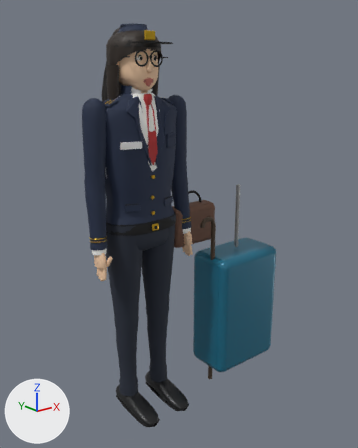
A saved change to the glTF model assets/models/human.glb.
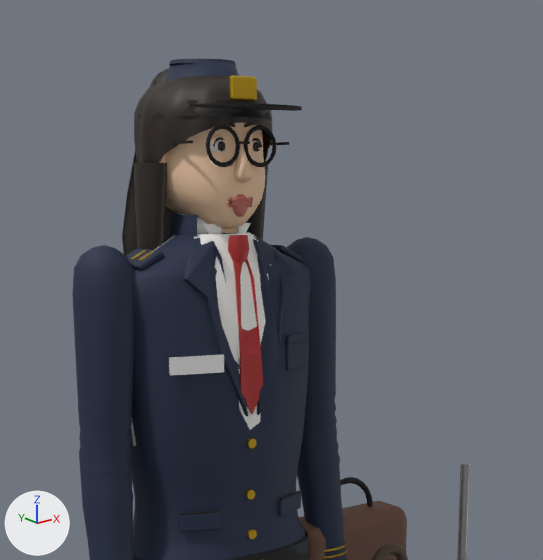
The first picture shows the older version from a camera (50 mm lens) standing at (-1.204, -1.787, 1.586) and looking at (0.21, -0.02, 0.879). The close-ups show the older and then the newer version on the part from 15% to 75% of the width and 0% to 50% of the height of that picture. Only the edits that show in the close-ups are written down. Every picture has the same lights, and +X, +Y and +Z are marked at lower left. Where no turn or scale is listed for an object, it has been applied to the vertices. Vertices at exactly the same position are counted once.

Objects in the first close-up: 'ArmParts_Uniform', 'ArmParts_Uniform.001', 'BagBody', 'CapBadge', 'CapBand', 'CapCrown', 'CapTop', 'CapVisor', 'ForearmParts_Uniform', 'ForearmParts_Uniform.001', 'HairLongTop', 'HairSide', 'HeadParts_Skin', 'TieMesh', 'TorsoParts_Shirt', 'TorsoParts_Uniform' and 23 more.
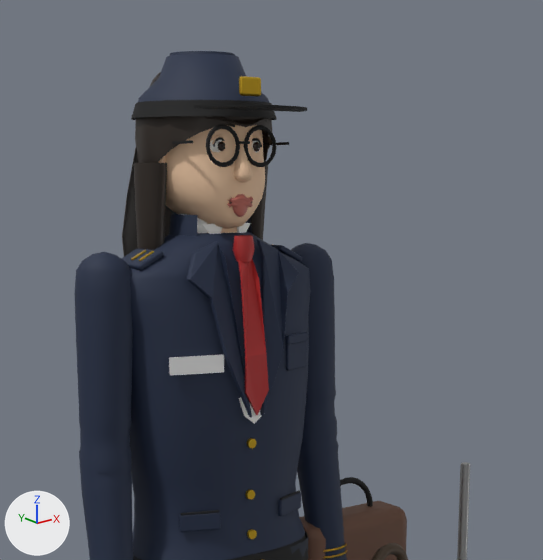
Where the newer file only moved an object's origin or applied its transform, the numbers keep the older frame.

Changed parts and their boxes [x1, y1, x2, y2] in the close-ups (543 x 560 px; the box of a moved part takes in the faces that stretch with it):
'TorsoParts_Uniform', reshaped
    before: [126, 213, 311, 560]
    after: [121, 213, 311, 560]
'ArmParts_Uniform.001', moved, rescaled
    before: [72, 245, 134, 473]
    after: [74, 252, 133, 473]
'HairLongTop', moved, rescaled
    before: [134, 75, 272, 211]
    after: [135, 116, 272, 210]
'ArmParts_Uniform', moved, rescaled (10% narrower)
    before: [286, 237, 337, 440]
    after: [291, 243, 337, 440]
'TieMesh', moved
    before: [228, 235, 263, 414]
    after: [233, 235, 269, 415]
'CapCrown', moved, rescaled
    before: [164, 61, 239, 82]
    after: [135, 54, 273, 119]
'CapBand', rescaled (11% wider)
    before: [139, 100, 271, 119]
    after: [131, 100, 277, 120]
'CapBadge', moved, rescaled (18% narrower, 22% shorter)
    before: [230, 75, 257, 101]
    after: [239, 76, 261, 96]
'CapVisor', moved
    before: [189, 103, 302, 111]
    after: [194, 104, 307, 112]
'CapTop', moved
    before: [169, 59, 236, 66]
    after: [169, 51, 235, 56]
part 1 of me_mesh_0, moved or reshaped
    before: [253, 239, 295, 415]
    after: [257, 240, 299, 416]
part 2 of me_mesh_0, moved or reshaped
    before: [183, 241, 248, 416]
    after: [187, 241, 252, 417]
part 3 of me_mesh_0, moved or reshaped
    before: [130, 232, 299, 537]
    after: [130, 232, 300, 537]
part 4 of me_mesh_1, deleted
    before: [131, 232, 269, 446]
part 5 of me_mesh_1, added
    after: [239, 397, 261, 424]

The change, as a list of edits to the scene's bpy script:
```text
Change me_mesh_0:
    used by ob_torsoparts_uniform; location = (0.0, -0.004, 1.237)
    remove me_mesh_0.from_pydata(...)  # 1799 vertices, 3424 faces; spans x -0.191..0.191, y -0.111..0.111, z -0.282..0.282
    add me_mesh_0.from_pydata(...)  # 1215 vertices, 2272 faces; spans x -0.188..0.188, y -0.122..0.111, z -0.282..0.282
    me_mesh_0 part 1: the loose piece of 28 vertices spanning x 0.011..0.11, y -0.111..-0.053, z -0.04..0.242 is moved by (0.0, -0.01, 0.0)
    me_mesh_0 part 2: the loose piece of 28 vertices spanning x -0.11..-0.011, y -0.111..-0.053, z -0.04..0.242 is moved by (0.0, -0.01, 0.0)
    me_mesh_0 part 3: 162 vertices moved from x -0.177..0.154, y -0.085..0.093, z -0.252..0.258 to x -0.182..0.154, y -0.103..0.11, z -0.252..0.258; 1102 vertices removed from x -0.191..0.191, y -0.103..0.111, z -0.282..0.258; 518 vertices added at x -0.188..0.188, y -0.104..0.111, z -0.282..0.255
Change me_mesh_1:
    used by ob_torsoparts_shirt; location = (0.0, 0.0, 1.34)
    remove me_mesh_1.from_pydata(...)  # 222 vertices, 336 faces; spans x -0.187..0.187, y -0.106..0.106, z -0.19..0.19
    add me_mesh_1.from_pydata(...)  # 64 vertices, 72 faces; spans x -0.057..0.057, y -0.117..0.056, z -0.155..0.19
    me_mesh_1 part 4: the loose piece of 168 vertices spanning x -0.187..0.187, y -0.106..0.106, z -0.19..0.15 is deleted
    me_mesh_1 part 5: 10 vertices added at x -0.057..0.057, y -0.117..-0.009, z -0.155..0.16
Change ob_tiemesh:
    ob_tiemesh.location: (0.0, -0.088, 1.344) -> (0.0, -0.102, 1.344)
Change ob_hairlongtop:
    ob_hairlongtop.location: (0.0, 0.0167, 0.036) -> (0.0, 0.0162, 0.0338)
    ob_hairlongtop.scale: (0.117, 0.117, 0.117) -> (0.114, 0.114, 0.114)
Change ob_capcrown:
    ob_capcrown.location: (0.0, 0.012, 0.113) -> (0.0, 0.012, 0.118)
    ob_capcrown.scale: (0.112, 0.112, 0.112) -> (0.12, 0.12, 0.12)
Change ob_captop:
    ob_captop.location: (0.0, 0.012, 1.753) -> (0.0, 0.012, 1.764)
Change ob_capband:
    ob_capband.scale: (0.115, 0.115, 0.115) -> (0.123, 0.123, 0.123)
Change ob_capvisor:
    ob_capvisor.location: (0.0, -0.137, 1.682) -> (0.0, -0.151, 1.68)
Change ob_capbadge:
    ob_capbadge.location: (0.0, -0.1, 0.11) -> (0.0, -0.118, 0.112)
    ob_capbadge.scale: (0.025, 0.025, 0.025) -> (0.02, 0.02, 0.02)
Change ob_armparts_uniform:
    ob_armparts_uniform.location: (0.00075, 0.0, -0.122) -> (0.000705, 0.0, -0.127)
    ob_armparts_uniform.scale: (0.178, 0.178, 0.178) -> (0.173, 0.173, 0.173)
Change ob_armparts_uniform_001:
    ob_armparts_uniform_001.location: (0.00075, 0.0, -0.122) -> (0.000705, 0.0, -0.127)
    ob_armparts_uniform_001.scale: (0.178, 0.178, 0.178) -> (0.173, 0.173, 0.173)
```
